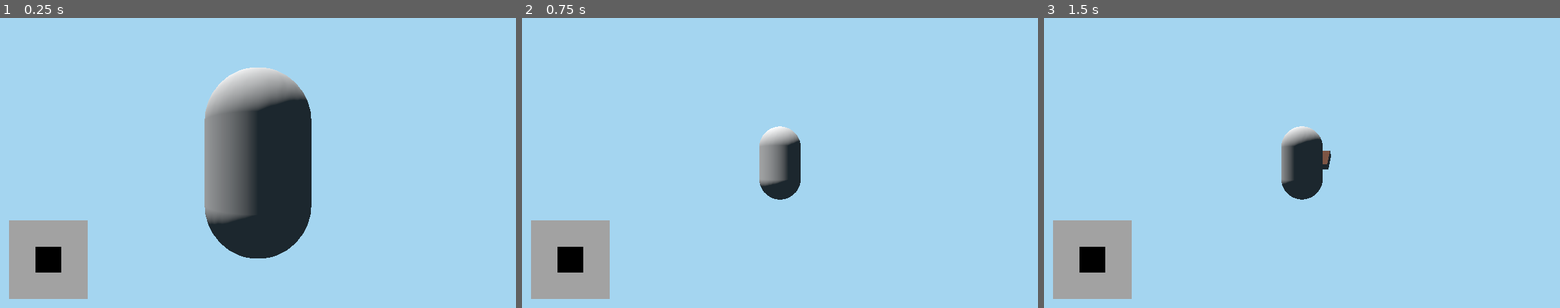
Above: before the commit, frames 1-3 (left to right).
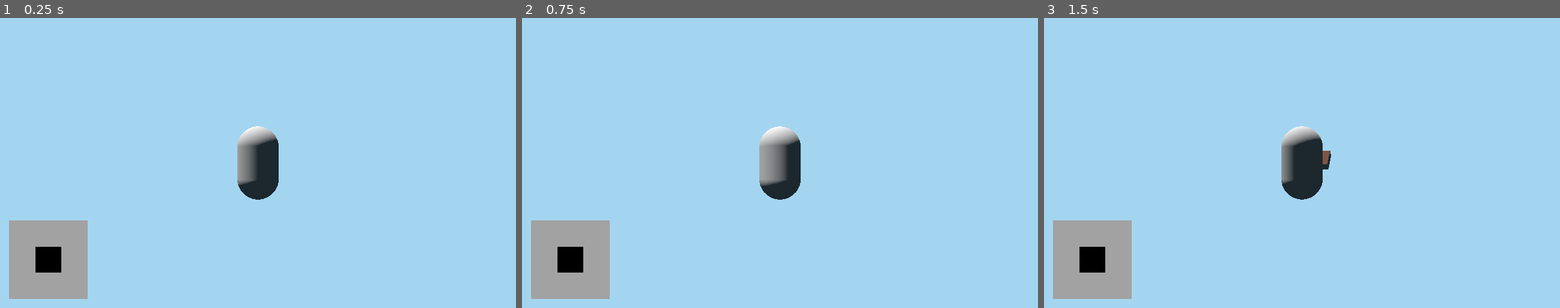
Above: after the commit, the same moments.

Repository: MilanFIN/Prototype-world
Game: Godot game, scene res://Game.tscn
Same seed, same stepped clock (60 frames per second), same inputs: the game is played once before the commit and once after it.
Inputs (mouse positions are in pixels of both pictures, inside the frame that each line leads up to):
- Up to frame 1 (0.25 s): no input
- Up to frame 2 (0.75 s): tap Enter at 0.5 s; move the mouse to (805, 163) at 0.52 s; hold W (forward) from 0.53 s (still down); click (805, 163) at 0.6 s
- Up to frame 3 (1.5 s): keep holding W (forward); tap Space (jump) at 0.77, 1.25 s; move the mouse to (1276, 163) at 1.27 s; click (1276, 163) at 1.35 s

The runs differ from the first frame. In frame 1, 11% of the frame differs, in the area x 39-61%, y 17-83%; in frame 2, nothing differs; in frame 3, nothing differs.

Commit message:
3rd person camera

Diff:
--- a/Scripts/Player.gd
+++ b/Scripts/Player.gd
@@ -41,7 +41,7 @@
 
 # initializing mouse to be captured
 func _ready() -> void:
-	pass
+	camera.translation.z = cameraWallChecker.cast_to.z
 
 
 # recording mouse movements
